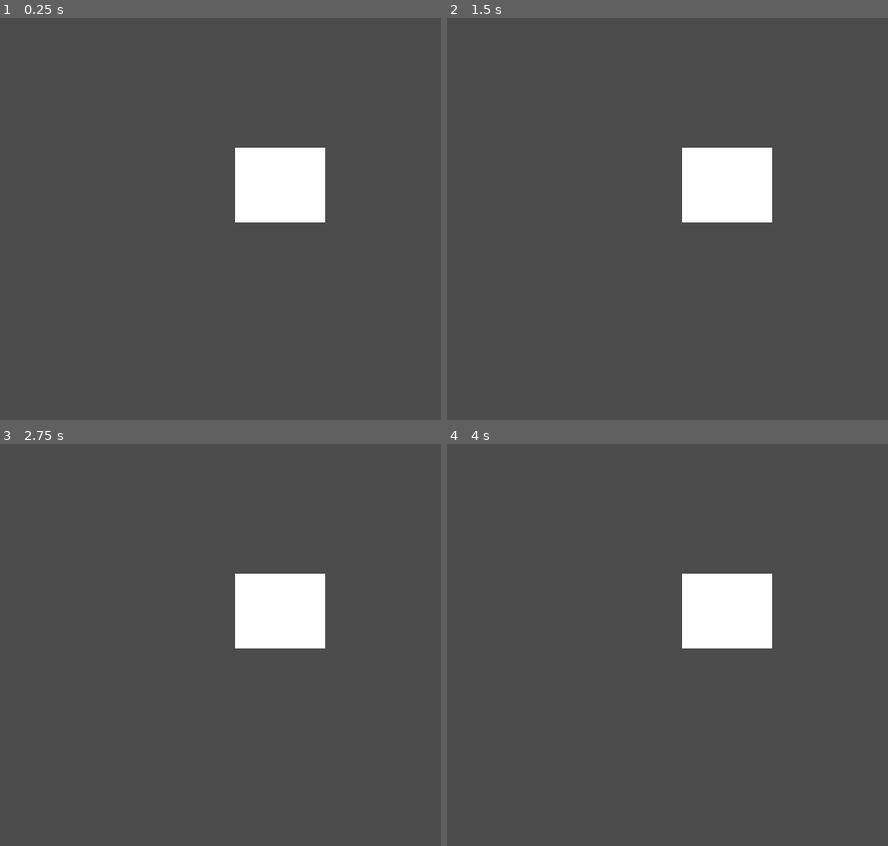
Above: before the commit, frames 1-4 (two rows, left to right).
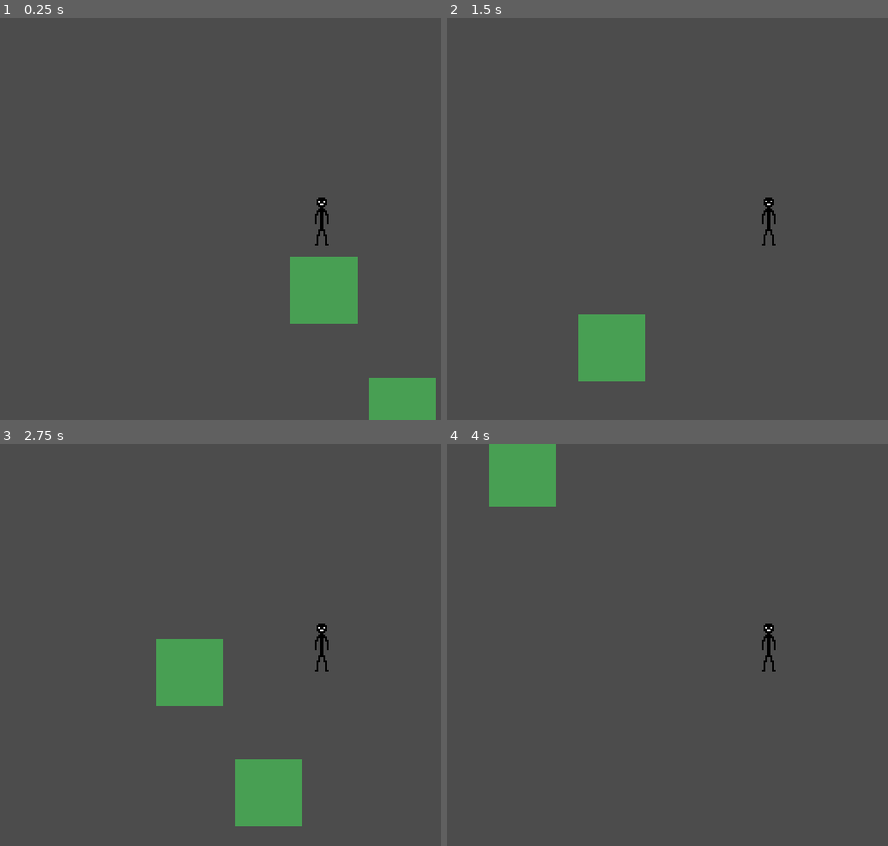
Above: after the commit, the same moments.

Repository: bsu-cs315/P2-Platform-Game
Game: Godot game, scene res://src/scenes/Main.tscn
The game is run twice, just before and just after one commit, with the same random seed, the same clock (stepped at 60 frames per second) and the same inputs.
Inputs:
- Up to frame 1 (0.25 s): no input
- Up to frame 2 (1.5 s): hold Up (ui_up) 0.53-1.28 s; hold Right (ui_right) from 0.53 s (still down); tap Up (ui_up) at 1.35 s
- Up to frame 3 (2.75 s): tap Up (ui_up) at 1.52, 1.82 s; release Right (ui_right) at 2.03 s; hold Left (ui_left) from 2.03 s (still down); hold Up (ui_up) from 2.03 s (still down)
- Up to frame 4 (4 s): release Left (ui_left) at 2.78 s; release Up (ui_up) at 2.78 s; hold Right (ui_right) from 2.78 s (still down); tap Up (ui_up) at 2.85, 3.02, 3.32 s; hold Up (ui_up) from 3.53 s (still down)

The runs differ from the first frame. In frame 1, 8.0% of the frame differs, in the area x 53-99%, y 32-100%; in frame 2, 6.4%; in frame 3, 8.9%, in the area x 35-75%, y 32-96%; in frame 4, 6.2%.

Commit message:
Add basic movement

Diff:
--- a/project.godot
+++ b/project.godot
@@ -24,6 +24,37 @@
 window/stretch/mode="2d"
 window/stretch/aspect="keep"
 
+[input]
+
+ui_left={
+"deadzone": 0.5,
+"events": [ Object(InputEventKey,"resource_local_to_scene":false,"resource_name":"","device":0,"alt":false,"shift":false,"control":false,"meta":false,"command":false,"pressed":false,"scancode":16777231,"unicode":0,"echo":false,"script":null)
+, Object(InputEventJoypadButton,"resource_local_to_scene":false,"resource_name":"","device":0,"button_index":14,"pressure":0.0,"pressed":false,"script":null)
+, Object(InputEventKey,"resource_local_to_scene":false,"resource_name":"","device":0,"alt":false,"shift":false,"control":false,"meta":false,"command":false,"pressed":false,"scancode":65,"unicode":0,"echo":false,"script":null)
+ ]
+}
+ui_right={
+"deadzone": 0.5,
+"events": [ Object(InputEventKey,"resource_local_to_scene":false,"resource_name":"","device":0,"alt":false,"shift":false,"control":false,"meta":false,"command":false,"pressed":false,"scancode":16777233,"unicode":0,"echo":false,"script":null)
+, Object(InputEventJoypadButton,"resource_local_to_scene":false,"resource_name":"","device":0,"button_index":15,"pressure":0.0,"pressed":false,"script":null)
+, Object(InputEventKey,"resource_local_to_scene":false,"resource_name":"","device":0,"alt":false,"shift":false,"control":false,"meta":false,"command":false,"pressed":false,"scancode":68,"unicode":0,"echo":false,"script":null)
+ ]
+}
+ui_up={
+"deadzone": 0.5,
+"events": [ Object(InputEventKey,"resource_local_to_scene":false,"resource_name":"","device":0,"alt":false,"shift":false,"control":false,"meta":false,"command":false,"pressed":false,"scancode":16777232,"unicode":0,"echo":false,"script":null)
+, Object(InputEventJoypadButton,"resource_local_to_scene":false,"resource_name":"","device":0,"button_index":12,"pressure":0.0,"pressed":false,"script":null)
+, Object(InputEventKey,"resource_local_to_scene":false,"resource_name":"","device":0,"alt":false,"shift":false,"control":false,"meta":false,"command":false,"pressed":false,"scancode":87,"unicode":0,"echo":false,"script":null)
+ ]
+}
+ui_down={
+"deadzone": 0.5,
+"events": [ Object(InputEventKey,"resource_local_to_scene":false,"resource_name":"","device":0,"alt":false,"shift":false,"control":false,"meta":false,"command":false,"pressed":false,"scancode":16777234,"unicode":0,"echo":false,"script":null)
+, Object(InputEventJoypadButton,"resource_local_to_scene":false,"resource_name":"","device":0,"button_index":13,"pressure":0.0,"pressed":false,"script":null)
+, Object(InputEventKey,"resource_local_to_scene":false,"resource_name":"","device":0,"alt":false,"shift":false,"control":false,"meta":false,"command":false,"pressed":false,"scancode":83,"unicode":0,"echo":false,"script":null)
+ ]
+}
+
 [rendering]
 
 environment/default_environment="res://default_env.tres"
--- a/src/scenes/Main.tscn
+++ b/src/scenes/Main.tscn
@@ -1,12 +1,15 @@
-[gd_scene format=2]
+[gd_scene load_steps=3 format=2]
+
+[ext_resource path="res://src/scenes/Player.tscn" type="PackedScene" id=1]
+[ext_resource path="res://src/scenes/Platform.tscn" type="PackedScene" id=2]
 
 [node name="Main" type="Node2D"]
 
-[node name="ColorRect" type="ColorRect" parent="."]
-margin_left = 383.0
-margin_top = 193.0
-margin_right = 517.0
-margin_bottom = 305.0
-__meta__ = {
-"_edit_use_anchors_": false
-}
+[node name="Node2D" parent="." instance=ExtResource( 1 )]
+position = Vector2( 262.792, 159.059 )
+
+[node name="Platform" parent="." instance=ExtResource( 2 )]
+position = Vector2( 266, 273 )
+
+[node name="Platform2" parent="." instance=ExtResource( 2 )]
+position = Vector2( 383, 453 )
--- /dev/null
+++ b/src/scenes/Platform.tscn
@@ -0,0 +1,19 @@
+[gd_scene load_steps=2 format=2]
+
+[sub_resource type="RectangleShape2D" id=1]
+
+[node name="Platform" type="KinematicBody2D"]
+scale = Vector2( 5, 5 )
+
+[node name="ColorRect" type="ColorRect" parent="."]
+margin_left = -10.0
+margin_top = -10.0
+margin_right = 10.0
+margin_bottom = 10.0
+color = Color( 0.286275, 0.627451, 0.329412, 1 )
+__meta__ = {
+"_edit_use_anchors_": false
+}
+
+[node name="CollisionShape2D" type="CollisionShape2D" parent="."]
+shape = SubResource( 1 )
--- /dev/null
+++ b/src/scenes/Player.gd
@@ -0,0 +1,46 @@
+extends KinematicBody2D
+
+export var gravity: float = 9.8
+export var movement_speed: float = 250.0
+export var jump_force: float = 10.0
+
+var airborne: bool = false
+var velocity_vertical: float = 0.0
+var movement_dir: Vector2 = Vector2(0.0, 0.0)
+
+
+# Called when the node enters the scene tree for the first time.
+func _ready():
+	pass # Replace with function body.
+
+
+func _physics_process(delta: float) -> void:
+	check_airborne()
+	get_input()
+	apply_gravity(delta)
+	move_and_slide(movement_dir * movement_speed, Vector2(0, -1))
+
+
+func get_input() -> void:
+	movement_dir = Vector2(0.0, 0.0)
+	if Input.is_action_pressed("ui_left"):
+		movement_dir.x -= 1.0
+	if Input.is_action_pressed("ui_right"):
+		movement_dir.x += 1.0
+	if Input.is_action_pressed("ui_up"):
+		if !airborne:
+			airborne = true
+			velocity_vertical = -jump_force
+
+
+func check_airborne() -> void:
+	if is_on_floor():
+		airborne = false
+		velocity_vertical = 0.0
+	else:
+		airborne = true
+
+func apply_gravity(delta: float) -> void:
+	if(airborne):
+		velocity_vertical += gravity * delta
+		movement_dir.y += velocity_vertical * delta
--- /dev/null
+++ b/src/scenes/Player.tscn
@@ -0,0 +1,31 @@
+[gd_scene load_steps=5 format=2]
+
+[ext_resource path="res://assets/player.png" type="Texture" id=1]
+[ext_resource path="res://src/scenes/Player.gd" type="Script" id=2]
+
+[sub_resource type="SpriteFrames" id=2]
+animations = [ {
+"frames": [ ExtResource( 1 ) ],
+"loop": true,
+"name": "default",
+"speed": 5.0
+} ]
+
+[sub_resource type="RectangleShape2D" id=1]
+extents = Vector2( 4, 14.5 )
+
+[node name="Player" type="KinematicBody2D"]
+scale = Vector2( 2.5, 2.5 )
+script = ExtResource( 2 )
+gravity = 50.0
+jump_force = 50.0
+
+[node name="PlayerSprite" type="AnimatedSprite" parent="."]
+frames = SubResource( 2 )
+
+[node name="PlayerCollider" type="CollisionShape2D" parent="."]
+position = Vector2( 0, 1.5 )
+shape = SubResource( 1 )
+
+[node name="PlayerCamera" type="Camera2D" parent="."]
+current = true
Binary file added: assets/player.png
Not shown, added: assets/player.png.import
